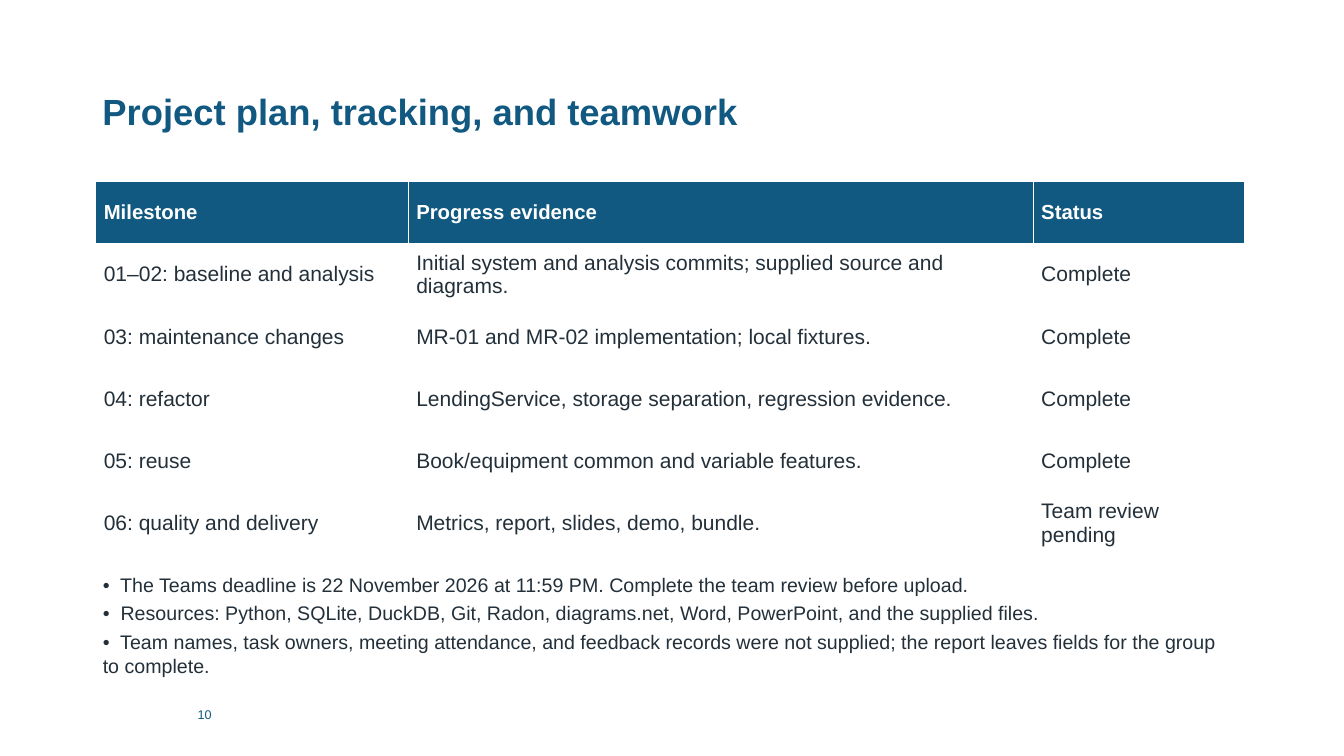
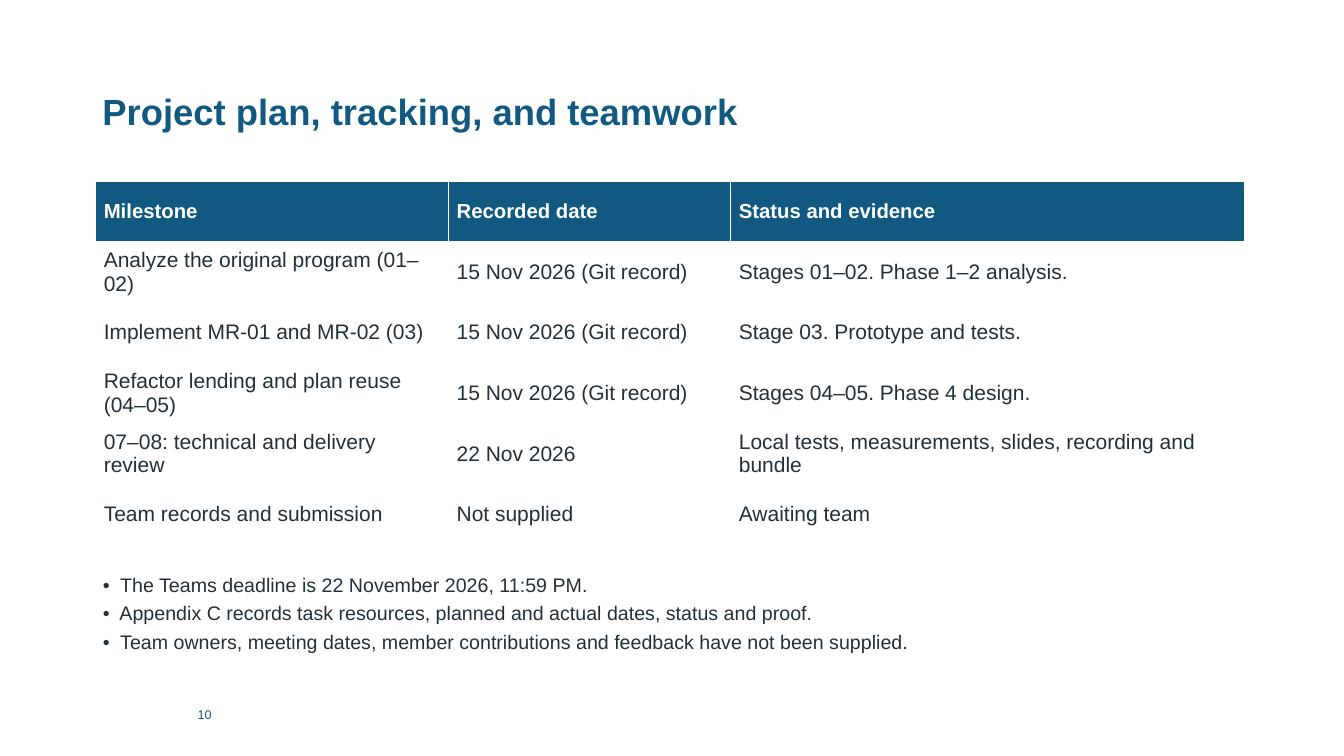
Before and after one commit to jurialamri6-eng/SE431-repository, a slide deck: slide 12 of Presentation/SE431_Presentation.pptx. Drawn at 1344x756 pixels with LibreOffice and Linux fonts; fonts in the diff are those of the drawing. Boxes give left, top, right and bottom in pixels: in the first picture for what was removed or moved away, otherwise in the second. Text is boxed around its words. In the diff, an @@ line names an element or a change of style, - is before the commit and + after.

```diff
--- a/Presentation/SE431_Presentation.pptx
+++ b/Presentation/SE431_Presentation.pptx
@@ table at [96,181,1245,544] @@
-row 1, column 2: Progress evidence
+row 1, column 2: Recorded date
-row 1, column 3: Status
+row 1, column 3: Status and evidence
-row 2: 01–02: baseline and analysis | Initial system and analysis commits; supplied source and diagrams. | Complete
+row 2: Analyze the original program (01–02) | 15 Nov 2026 (Git record) | Stages 01–02. Phase 1–2 analysis.
-row 3: 03: maintenance changes | MR-01 and MR-02 implementation; local fixtures. | Complete
+row 3: Implement MR-01 and MR-02 (03) | 15 Nov 2026 (Git record) | Stage 03. Prototype and tests.
-row 4: 04: refactor | LendingService, storage separation, regression evidence. | Complete
+row 4: Refactor lending and plan reuse (04–05) | 15 Nov 2026 (Git record) | Stages 04–05. Phase 4 design.
-row 5: 05: reuse | Book/equipment common and variable features. | Complete
+row 5: 07–08: technical and delivery review | 22 Nov 2026 | Local tests, measurements, slides, recording and bundle
-row 6: 06: quality and delivery | Metrics, report, slides, demo, bundle. | Team review pending
+row 6: Team records and submission | Not supplied | Awaiting team
@@ text at [119,577,908,653]: text changed @@
-• The Teams deadline is 22 November 2026 at 11:59 PM. Complete the team review before upload.
-• Resources: Python, SQLite, DuckDB, Git, Radon, diagrams.net, Word, PowerPoint, and the supplied files.
-• Team names, task owners, meeting attendance, and feedback records were not supplied; the report leaves fields for the group to complete.
+• The Teams deadline is 22 November 2026, 11:59 PM.
+• Appendix C records task resources, planned and actual dates, status and proof.
+• Team owners, meeting dates, member contributions and feedback have not been supplied.
```
Also in this commit, not shown: 5 other slides changed, 29 other files.
